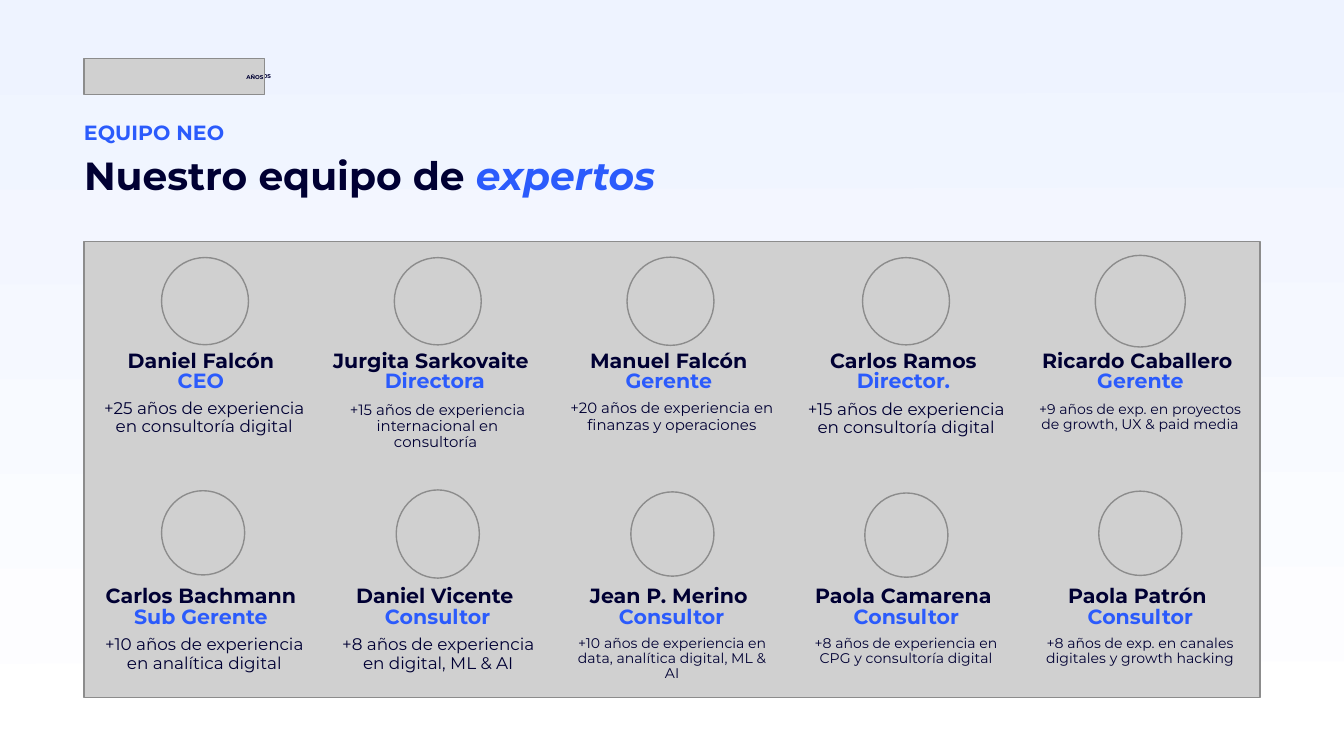
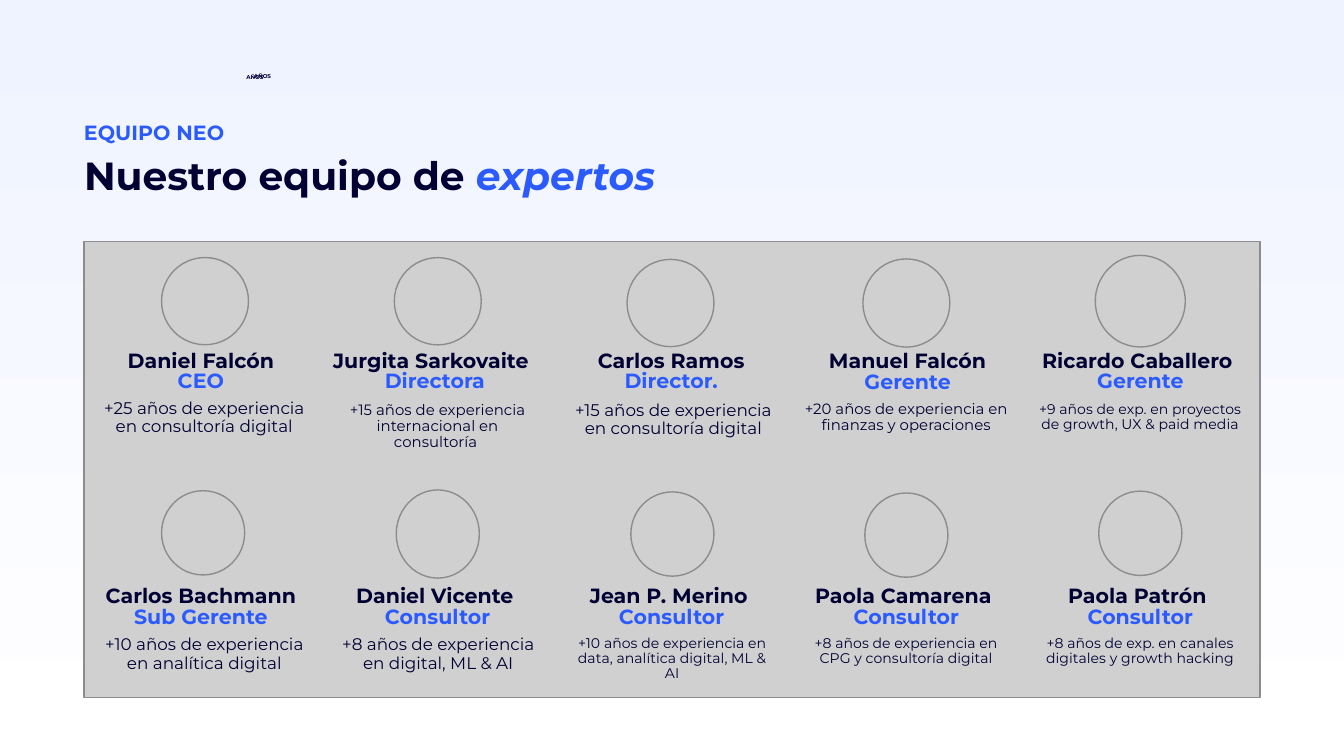
Before and after one commit to miguelchumacero/plantilla-base-deck, a slide deck: slide 38 of plantilla-base.pptx. Drawn at 1344x756 pixels with LibreOffice and Linux fonts; fonts in the diff are those of the drawing; grey boxes stand for pictures; background and template pictures are left out. Boxes give left, top, right and bottom in pixels: in the first picture for what was removed or moved away, otherwise in the second. Text is boxed around its words. In the diff, an @@ line names an element or a change of style, - is before the commit and + after.

```diff
--- a/plantilla-base.pptx
+++ b/plantilla-base.pptx
@@ picture removed at <box>83,59,263,95</box> @@
@@ text "Manuel Falcón" rewrapped from <box>590,352,747,374</box> to <box>829,352,986,368</box> @@
@@ 3 texts: place and size @@
-3 texts at <box>808,352,1005,437</box>
+3 texts at <box>575,352,772,438</box>
@@ text "Gerente": place and size @@
-text "Gerente" at <box>626,373,712,388</box>
+text "Gerente" at <box>864,374,950,389</box>
@@ text "+20 años de experiencia en ...": place and size @@
-text "+20 años de experiencia en ..." at <box>570,402,773,433</box>
+text "+20 años de experiencia en ..." at <box>805,403,1007,433</box>
```
Also in this commit, not shown: 18 other slides changed.
